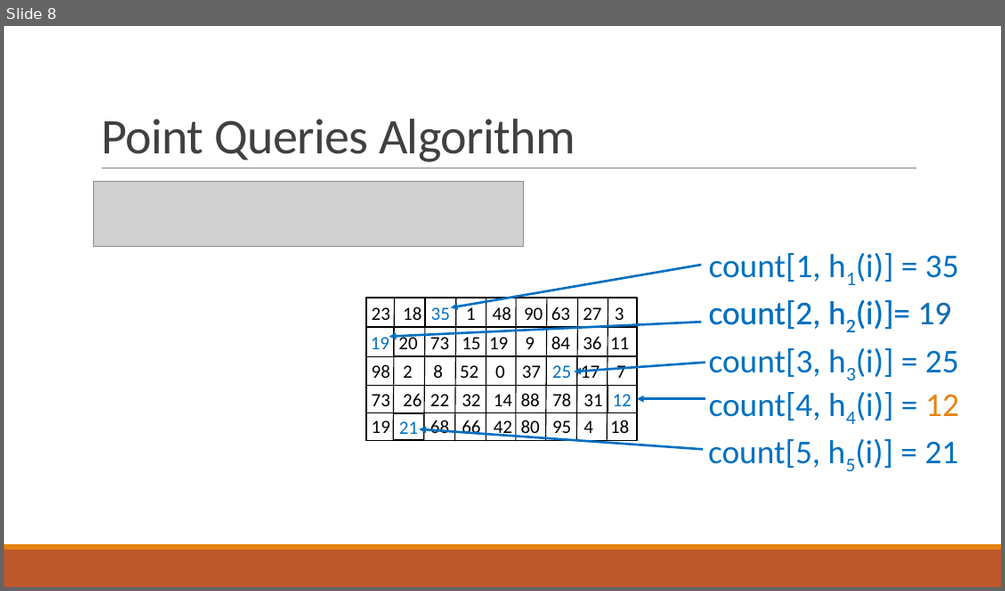
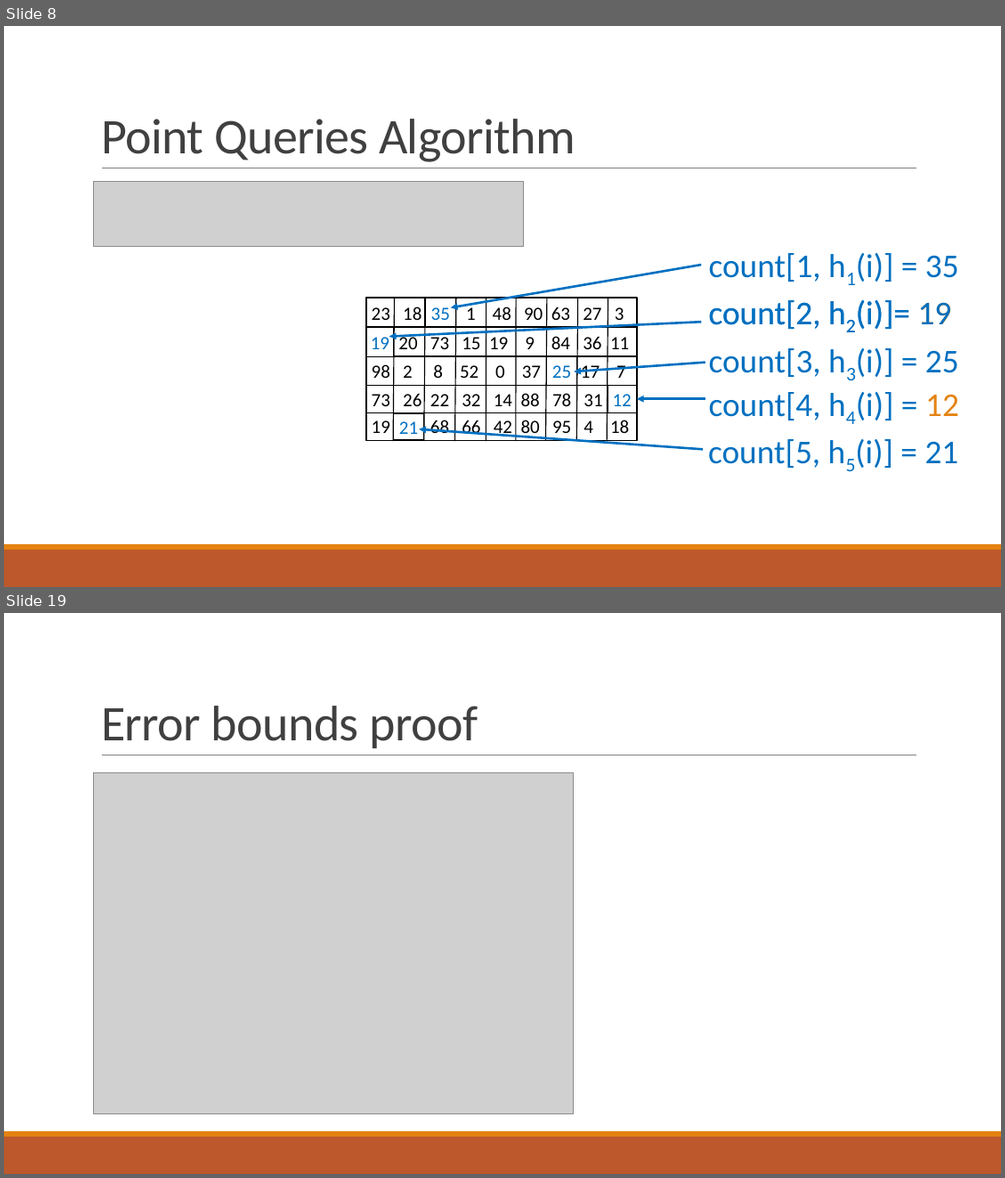
Before and after one commit to ewagner46/count_min_sketch_technical_summary, a slide deck: count_min_sketch_talk.pptx. Shown one above the other, each under a label of ours: slide 8 before the commit, slides 8 and 19 after it; the slides between them are not shown. The pictures are 1005x591 and 1005x1178 pixels, drawn with LibreOffice and Linux fonts; fonts in the diff are those of the drawing; grey boxes stand for pictures. Boxes give left, top, right and bottom in pixels: in the first picture for what was removed or moved away, otherwise in the second. Text is boxed around its words. In the diff, an @@ line names an element or a change of style, - is before the commit and + after.

Commit message:
added slides for range query. still has some holes. fixed up range query proof

```diff
--- a/count_min_sketch_talk.pptx
+++ b/count_min_sketch_talk.pptx
@@ slide 19 added at [4, 613, 1001, 1174], background #FFFFFF; not listed: 3 template elements that a slide beside it also shows @@
@@ title added at [101, 706, 477, 748], 48 pt, text #404040 @@
+Error bounds proof
@@ picture added at [94, 773, 574, 1114] @@
```
Also in this commit, not shown: 11 other slides added, 1 other file.
